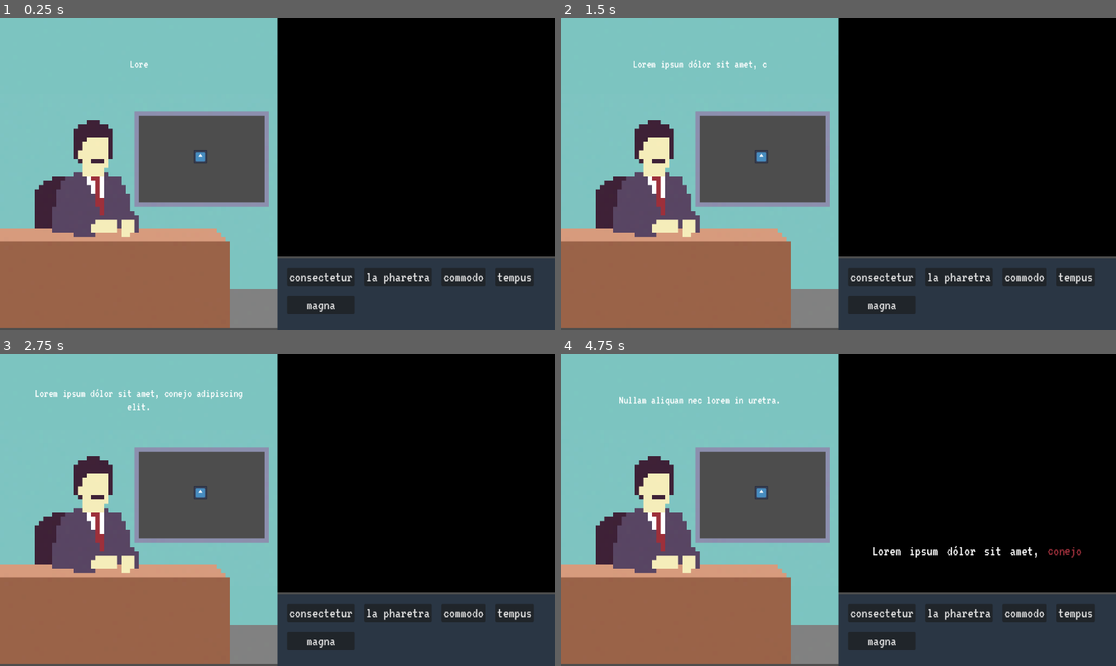
Above: before the commit, frames 1-4 (two rows, left to right).
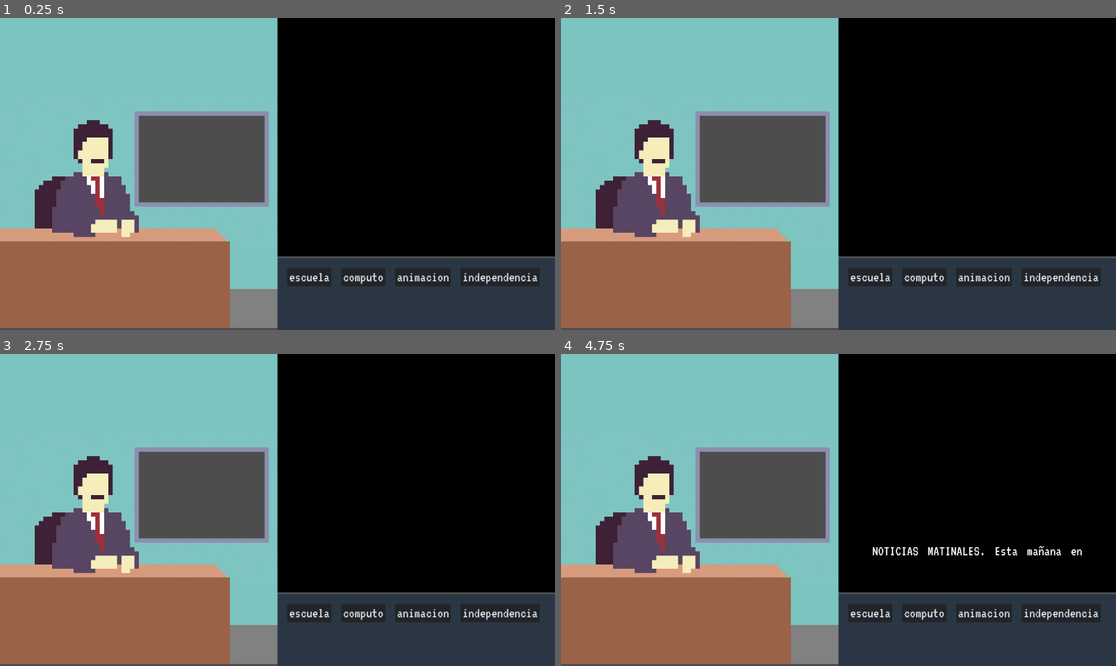
Above: after the commit, the same moments.

Repository: milksake/Teleprompter
Game: Godot game, scene res://Scenes/main.tscn
Same seed, same stepped clock (60 frames per second), same inputs: the game is played once before the commit and once after it. The project has no main scene, so this scene is started directly. The engine's default icon, where the game draws it, is replaced by a stand-in: a white triangle on a blue panel in a dark square.
Inputs:
- Up to frame 1 (0.25 s): no input
- Up to frame 2 (1.5 s): tap Enter at 0.5 s; tap Space at 1.25 s
- Up to frame 3 (2.75 s): tap Enter at 2 s
- Up to frame 4 (4.75 s): tap Space at 3.5 s

The runs differ from the first frame. In frame 1, 1.8% of the frame differs, in the area x 23-98%, y 13-95%; in frame 2, 2.0%; in frame 3, 2.1%; in frame 4, 2.7%, in the area x 10-98%, y 13-95%.

Commit message:
añadido if null y level_1

Diff:
--- /dev/null
+++ b/LevelResources/level_1.tres
@@ -0,0 +1,28 @@
+[gd_resource type="Resource" script_class="ScriptResource" load_steps=7 format=3 uid="uid://sorksk1f7wct"]
+
+[ext_resource type="Script" path="res://TextEffects/ScriptTele.gd" id="1_x1xh3"]
+[ext_resource type="Script" path="res://Scenes/CustomResources/TextOptionResource.gd" id="2_ic6hn"]
+
+[sub_resource type="Resource" id="Resource_88pnx"]
+script = ExtResource("2_ic6hn")
+text = "escuela"
+
+[sub_resource type="Resource" id="Resource_dryqe"]
+script = ExtResource("2_ic6hn")
+text = "computo"
+
+[sub_resource type="Resource" id="Resource_vh10v"]
+script = ExtResource("2_ic6hn")
+text = "animacion"
+
+[sub_resource type="Resource" id="Resource_ju05e"]
+script = ExtResource("2_ic6hn")
+text = "independencia"
+
+[resource]
+script = ExtResource("1_x1xh3")
+text = "NOTICIAS MATINALES. Esta mañana en la ciudad de Arequipa.
+Hampones robaron equipos de *buceo|computo* del emblematico colegio *Sideral Carrión|independencia*.
+Los ladrones hicieron cosplay de famosos ánimes para pasar desapercibidos como alumnos. El director de la *morge|escuela* pide mayor presencia policial en la zona del colegio y una investigación profunda para dar con el equipo robado. Seguiremos dando actualizaciónes."
+word_bank = Array[ExtResource("2_ic6hn")]([SubResource("Resource_88pnx"), SubResource("Resource_dryqe"), SubResource("Resource_vh10v"), SubResource("Resource_ju05e")])
+positions = Array[Vector2i]([])
--- a/Scenes/main.gd
+++ b/Scenes/main.gd
@@ -19,13 +19,15 @@
 		text_script = load("res://LevelResources/level_" + Globals.current_level + ".tres")
 	finished_input = tele.initialize_values(text_script.text)
 	word_bank.create_text_options(text_script.word_bank)
-	text_bubble.add_text(tele.label.get_parsed_text())
-	var back = text_script.background.instantiate()
-	screen_nodes.add_child(back)
+	if text_script.background != null:
+		var back = text_script.background.instantiate()
+		screen_nodes.add_child(back)
 
 func _process(delta):
-	if (finished_input and finished_scrolling) and not disable:
+	if (finished_input or finished_scrolling) and not disable:
 		disable = true
+		finished_input = true
+		text_bubble.add_text(tele.label.get_parsed_text())
 		var t := create_tween()
 		t.tween_property(%Music, "volume_db", -20, 1)
 		create_finish_menu()
@@ -58,6 +60,8 @@
 	new_menu.add_buttons(["Siguiente Nivel", "Repetir", "Menu Principal"], [Globals.next_level, Globals.restart_level, func(): get_tree().call_deferred('change_scene_to_file', "res://UI/main_menu.tscn")])
 
 func _on_word_bank_display(scene):
+	if scene == null:
+		return
 	var new_scene = scene.instantiate()
 	new_scene.position = Vector2(text_script.positions[tele.current_index])
 	screen_nodes.add_child(new_scene)
--- a/Scenes/main.tscn
+++ b/Scenes/main.tscn
@@ -1,10 +1,8 @@
-[gd_scene load_steps=18 format=3 uid="uid://dmwh7k8da7s70"]
+[gd_scene load_steps=10 format=3 uid="uid://dmwh7k8da7s70"]
 
 [ext_resource type="Script" path="res://Scenes/main.gd" id="1_0bhv7"]
 [ext_resource type="PackedScene" uid="uid://dqn3p7vl1s6uf" path="res://Scenes/tele.tscn" id="2_4uqmi"]
-[ext_resource type="PackedScene" uid="uid://bevlat20gawom" path="res://LevelResources/Example/sprite_2d_1.tscn" id="2_wihcy"]
-[ext_resource type="Script" path="res://TextEffects/ScriptTele.gd" id="2_x3lw5"]
-[ext_resource type="Script" path="res://Scenes/CustomResources/TextOptionResource.gd" id="3_ybcvw"]
+[ext_resource type="Resource" uid="uid://sorksk1f7wct" path="res://LevelResources/level_1.tres" id="2_7dlnw"]
 [ext_resource type="PackedScene" uid="uid://kvoy5blutk6v" path="res://Scenes/word_bank.tscn" id="4_datnw"]
 [ext_resource type="AudioStream" uid="uid://g4svhlippxtl" path="res://Assets/Sounds/key1.wav" id="6_2rgg5"]
 [ext_resource type="Texture2D" uid="uid://bnuu20jnwn7mh" path="res://Scenes/presentador.png" id="6_vvf1y"]
@@ -12,41 +10,9 @@
 [ext_resource type="PackedScene" uid="uid://bbmsl21ljt5ui" path="res://TextBubble/text_bubble.tscn" id="7_j6hh5"]
 [ext_resource type="AudioStream" uid="uid://bq3bhy3kdmikt" path="res://Assets/Music/theme_1.wav" id="11_v47c5"]
 
-[sub_resource type="Resource" id="Resource_5g1m3"]
-script = ExtResource("3_ybcvw")
-text = "consectetur"
-display_scene = ExtResource("2_wihcy")
-
-[sub_resource type="Resource" id="Resource_a027s"]
-script = ExtResource("3_ybcvw")
-text = "la pharetra"
-display_scene = ExtResource("2_wihcy")
-
-[sub_resource type="Resource" id="Resource_hivs0"]
-script = ExtResource("3_ybcvw")
-text = "commodo"
-display_scene = ExtResource("2_wihcy")
-
-[sub_resource type="Resource" id="Resource_hf34i"]
-script = ExtResource("3_ybcvw")
-text = "tempus"
-display_scene = ExtResource("2_wihcy")
-
-[sub_resource type="Resource" id="Resource_yerjy"]
-script = ExtResource("3_ybcvw")
-text = "magna"
-display_scene = ExtResource("2_wihcy")
-
-[sub_resource type="Resource" id="Resource_0pt7l"]
-script = ExtResource("2_x3lw5")
-text = "Lorem ipsum dólor sit amet, *conejo|consectetur* adipiscing elit. Nullam aliquam nec lorem in *uretra|la pharetra*. Quisque venenatis dolor at augue feugiat, et *komodo|commodo* dolor malesuada. Donec ligula ligula, *tambor|tempus* sit amet tincidunt eu, tempor eget metus. Nunc et ipsum ac *opus|magna* accumsan vehicula a posuere justo."
-word_bank = Array[ExtResource("3_ybcvw")]([SubResource("Resource_5g1m3"), SubResource("Resource_a027s"), SubResource("Resource_hivs0"), SubResource("Resource_hf34i"), SubResource("Resource_yerjy")])
-background = ExtResource("2_wihcy")
-positions = Array[Vector2i]([Vector2i(30, 0), Vector2i(-10, 0), Vector2i(0, 10), Vector2i(-10, 10), Vector2i(30, 10)])
-
 [node name="Main" type="Node"]
 script = ExtResource("1_0bhv7")
-text_script = SubResource("Resource_0pt7l")
+text_script = ExtResource("2_7dlnw")
 
 [node name="CanvasLayer" type="CanvasLayer" parent="."]
 
@@ -106,6 +72,7 @@
 [node name="Music" type="AudioStreamPlayer" parent="."]
 unique_name_in_owner = true
 stream = ExtResource("11_v47c5")
+volume_db = -10.0
 autoplay = true
 
 [connection signal="display" from="CanvasLayer/VBoxContainer/WordBank" to="." method="_on_word_bank_display"]
--- a/UI/generic_menu.tscn
+++ b/UI/generic_menu.tscn
@@ -6,6 +6,7 @@
 anchors_preset = 15
 anchor_right = 1.0
 anchor_bottom = 1.0
+offset_left = 576.0
 grow_horizontal = 2
 grow_vertical = 2
 color = Color(0, 0, 0, 0.439216)
